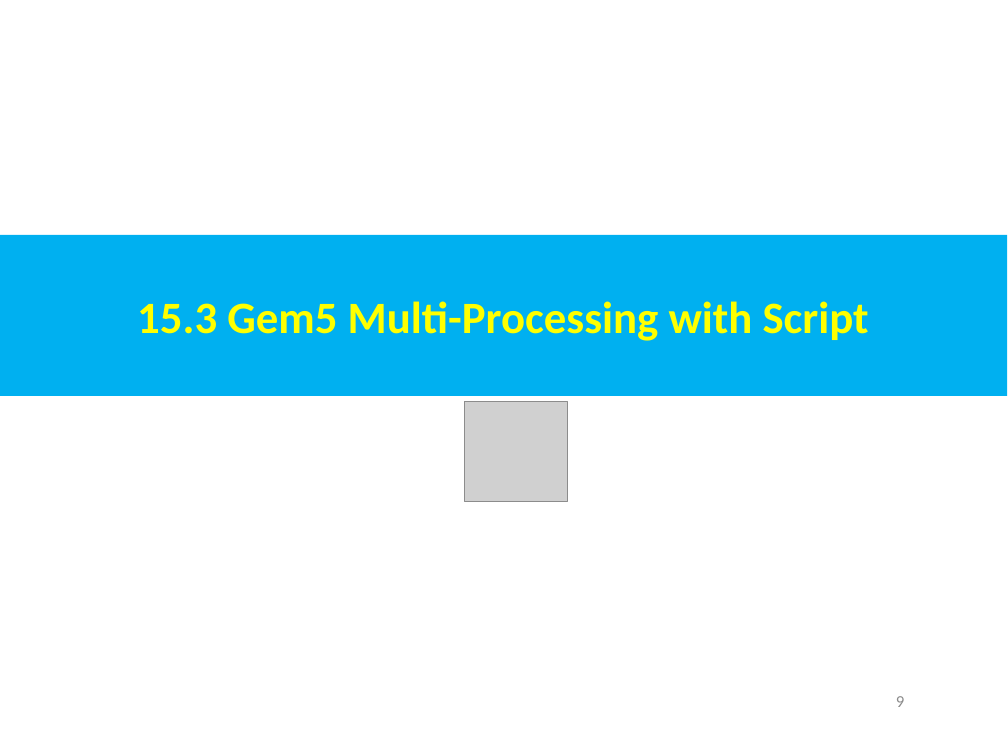
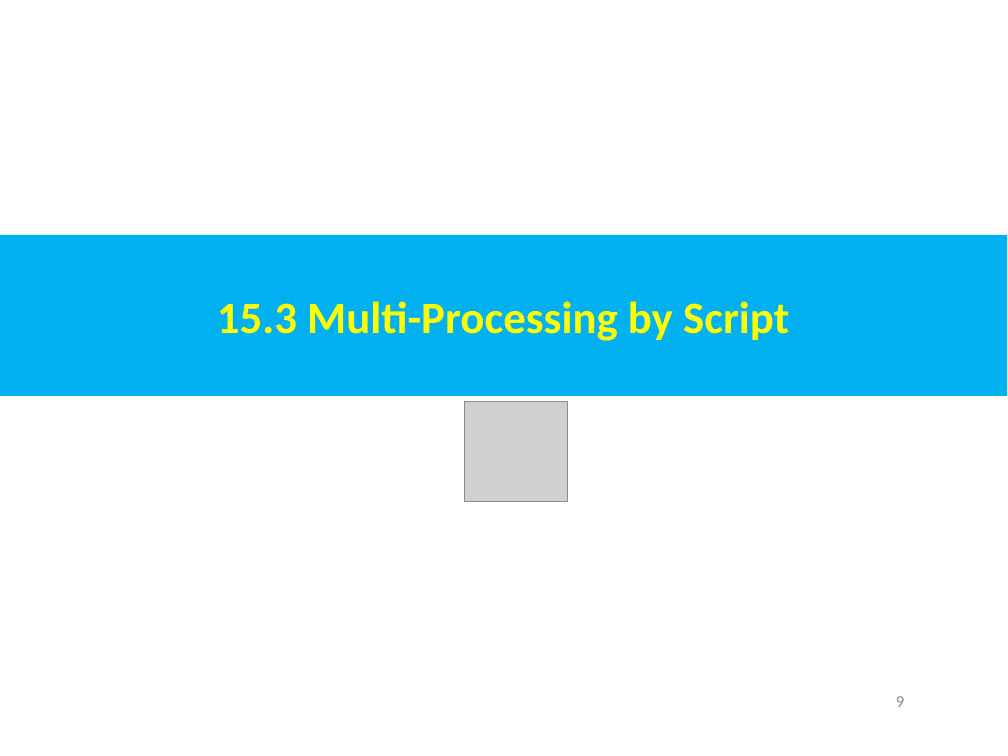
Before and after one commit to peterhchen/AIU_CS850_Gem5_McPAT, a slide deck: slide 9 of 050_Gem5/015.MultiSim/000_Video/015.MultiSim.ppt. Drawn at 1008x756 pixels with LibreOffice and Linux fonts; fonts in the diff are those of the drawing; grey boxes stand for pictures. Boxes give left, top, right and bottom in pixels: in the first picture for what was removed or moved away, otherwise in the second. Text is boxed around its words. In the diff, an @@ line names an element or a change of style, - is before the commit and + after.

```diff
--- a/050_Gem5/015.MultiSim/000_Video/015.MultiSim.ppt
+++ b/050_Gem5/015.MultiSim/000_Video/015.MultiSim.ppt
@@ text in rectangle at box(217, 301, 789, 341): text changed @@
-15.3 Gem5 Multi-Processing with Script
+15.3 Multi-Processing by Script
```
Also in this commit, not shown: 10 other slides changed, 3 slides added.
